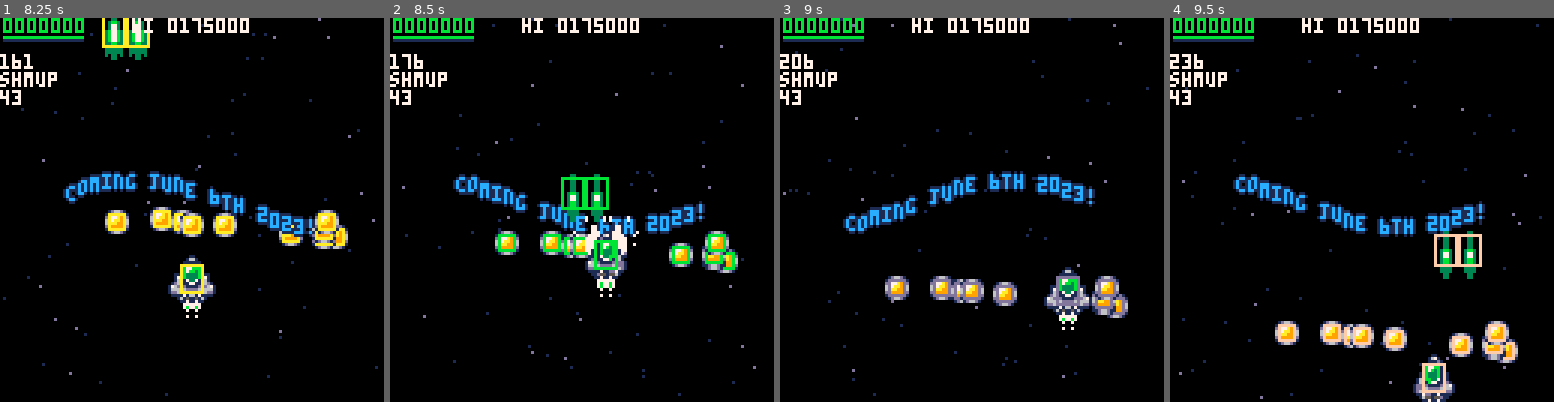
Above: before the commit, frames 1-4 (left to right).
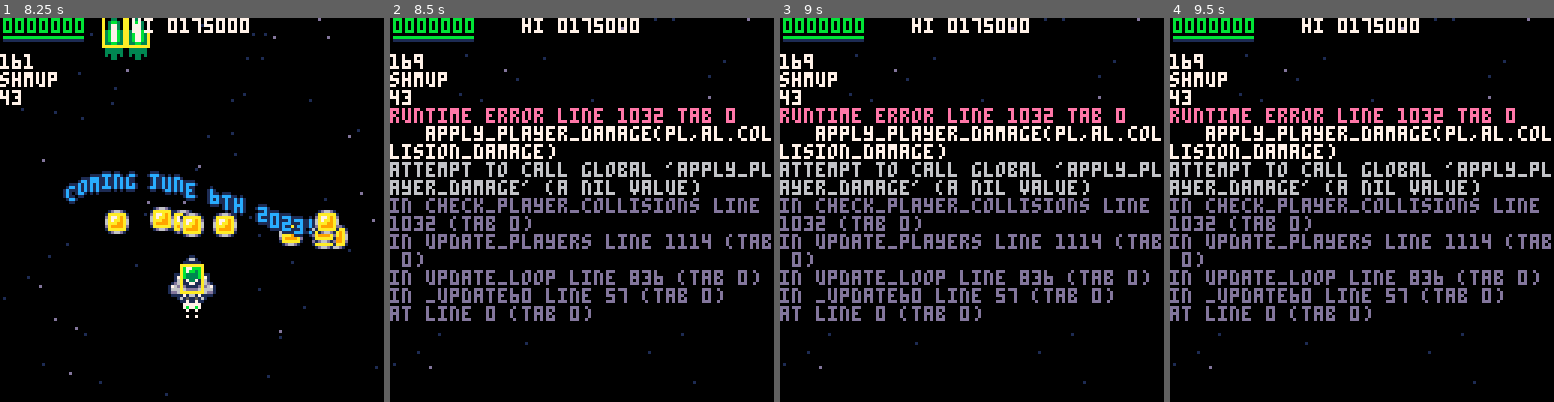
Above: after the commit, the same moments.

Repository: wimpysworld/antsy-alien-attack-pico
Game: PICO-8 cartridge main.p8
Two runs of this game, one before a commit and one after it. Both use one fixed random seed, a clock stepped at 60 frames per second and the inputs below.
Inputs:
- Up to frame 1 (8.25 s): tap O (Z key) at 0.33, 0.7, 1.43, 2.22, 3.1, 3.98, 4.87, 5.75, 6.63, 7.52 s; tap X (X key) at 1.07, 2.07, 2.4, 2.73, 3.07, 3.4, 3.73, 4.07, 4.4, 4.73, 5.07, 5.4, 5.73, 6.07, 6.4, 6.73, 7.07, 7.4, 7.73, 8.07 s; hold Left 1.97-2.37 s; hold Down 2.42-2.82 s; hold Right 2.87-3.53 s; hold Up 3.58-4.08 s; hold Right 4.13-4.53 s; hold Down 4.58-5.08 s; hold Left 5.13-5.8 s; hold Up 5.85-6.18 s; hold Left 6.23-6.63 s; hold Down 6.68-7.08 s; hold Right 7.13-7.8 s; hold Up from 7.85 s (still down)
- Up to frame 2 (8.5 s): release Up at 8.35 s; tap X (X key) at 8.4 s; tap O (Z key) at 8.4 s; hold Right from 8.4 s (still down)
- Up to frame 3 (9 s): tap X (X key) at 8.73 s; release Right at 8.8 s; hold Down from 8.85 s (still down)
- Up to frame 4 (9.5 s): tap X (X key) at 9.07, 9.4 s; tap O (Z key) at 9.28 s; release Down at 9.35 s; hold Left from 9.4 s (still down)

Frame 1 is identical in both runs. In frame 2, 20% of the frame differs, in the area x 0-100%, y 0-99%; in frame 3, 19%; in frame 4, 21%, in the area x 0-100%, y 0-100%.
Error after the commit: runtime error line 1032 tab 0; apply_player_damage(pl,al.collision_damage); attempt to call global 'apply_player_damage' (a nil value)

Commit message:
feat: add player/alien collision detection
This brings just about everything together; score updates, game state accounting, sprite collisions, sound fx queuing, explosion particles.

Diff:
--- a/main.p8
+++ b/main.p8
@@ -1021,6 +1021,23 @@
  add(pl.jet.pal_swaps,{10,pl.col_lt})
 end
 
+function check_player_collisions(pl)
+ for al in all(aliens) do
+  if sprite_collision(pl.sprite,al.sprite) then
+   // destroy the alien
+   gamestate.aliens_destroyed+=1
+   gamestate.player_collisions+=1
+   score_update(pl,al.reward)
+   emit_explosion(al.x+8,al.y,al.explosion_size)
+   del(aliens,al)
+   sfx(5+al.explosion_size)
+
+   // damage the player
+   apply_player_damage(pl,al.collision_damage)
+  end
+ end
+end
+
 function init_players()
  players,flashes,rockets={},{},{}
  create_player(1)
@@ -1097,6 +1114,8 @@
 
   pl.shot_cooldown_timer-=1
   pl.shot_cooldown_timer=max(pl.shot_cooldown_timer,0)
+
+  check_player_collisions(pl)
 
   ::next_player::
  end
